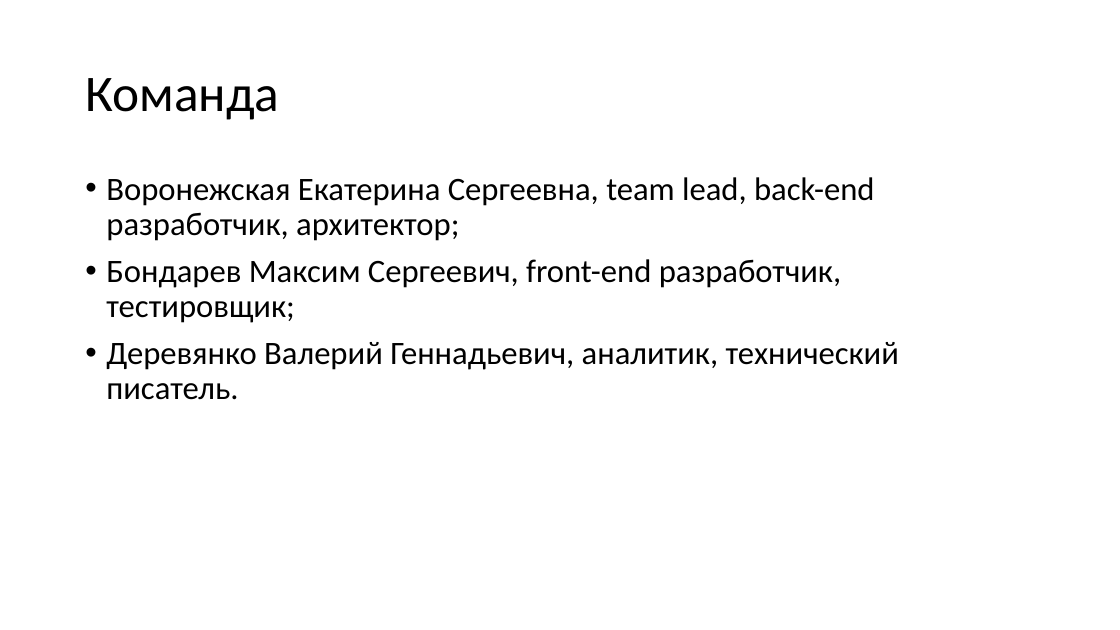
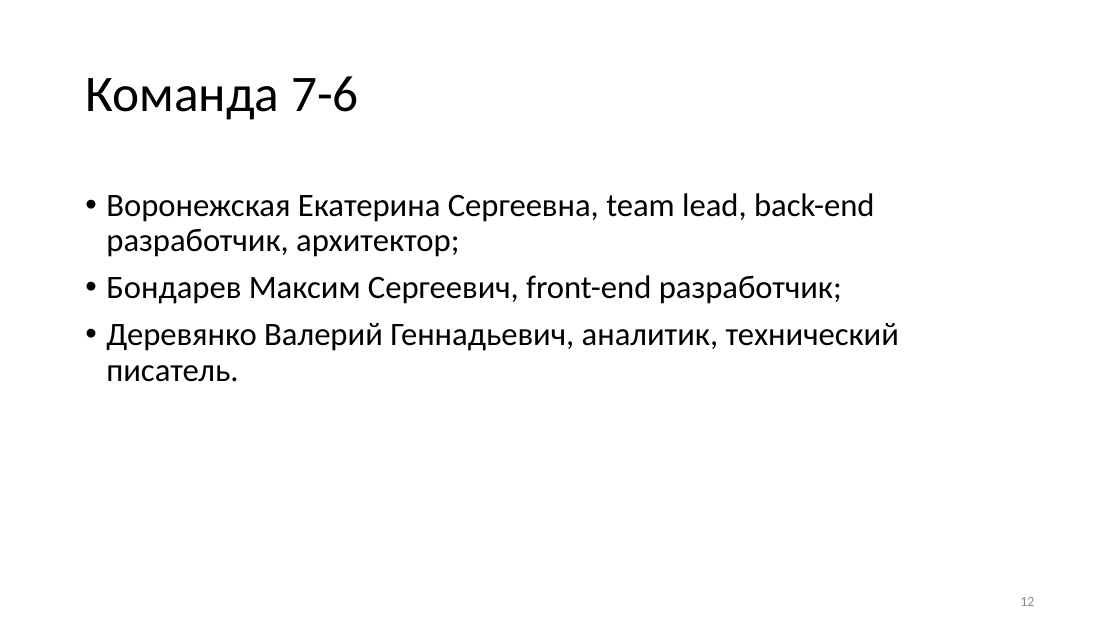
Before and after one commit to egoistique/TravelWithFriends, a slide deck: slide 12 of documentation/Презентация.pptx (slide 13 before the commit). Drawn at 1120x630 pixels with LibreOffice and Linux fonts; fonts in the diff are those of the drawing. Boxes give left, top, right and bottom in pixels: in the first picture for what was removed or moved away, otherwise in the second. Text is boxed around its words. In the diff, an @@ line names an element or a change of style, - is before the commit and + after.

```diff
--- a/documentation/Презентация.pptx
+++ b/documentation/Презентация.pptx
@@ title at [85,76,359,120]: text changed @@
-Команда
+Команда 7-6
@@ text "Воронежская Екатерина Сергеевна, team lead, ...": place and size @@
-text "Воронежская Екатерина Сергеевна, team lead, ..." at [106,177,899,400]
+text "Воронежская Екатерина Сергеевна, team lead, ..." at [106,193,899,382]
@@ text at [106,275,842,304]: text changed @@
-• Бондарев Максим Сергеевич, front-end разработчик, тестировщик;
+• Бондарев Максим Сергеевич, front-end разработчик;
@@ page number added at [1020,597,1034,606], 12 pt, text #8C8C8C @@
+12
```
Also in this commit, not shown: 7 other slides changed, 4 slides added, 5 slides removed, 1 other file.
